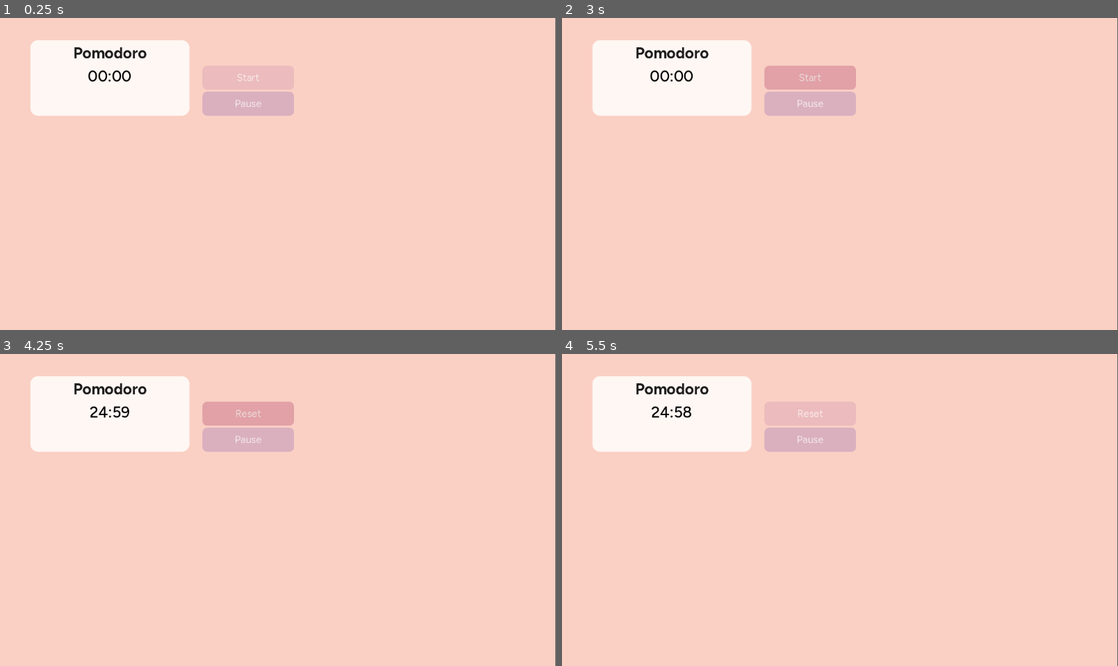
Above: before the commit, frames 1-4 (two rows, left to right).
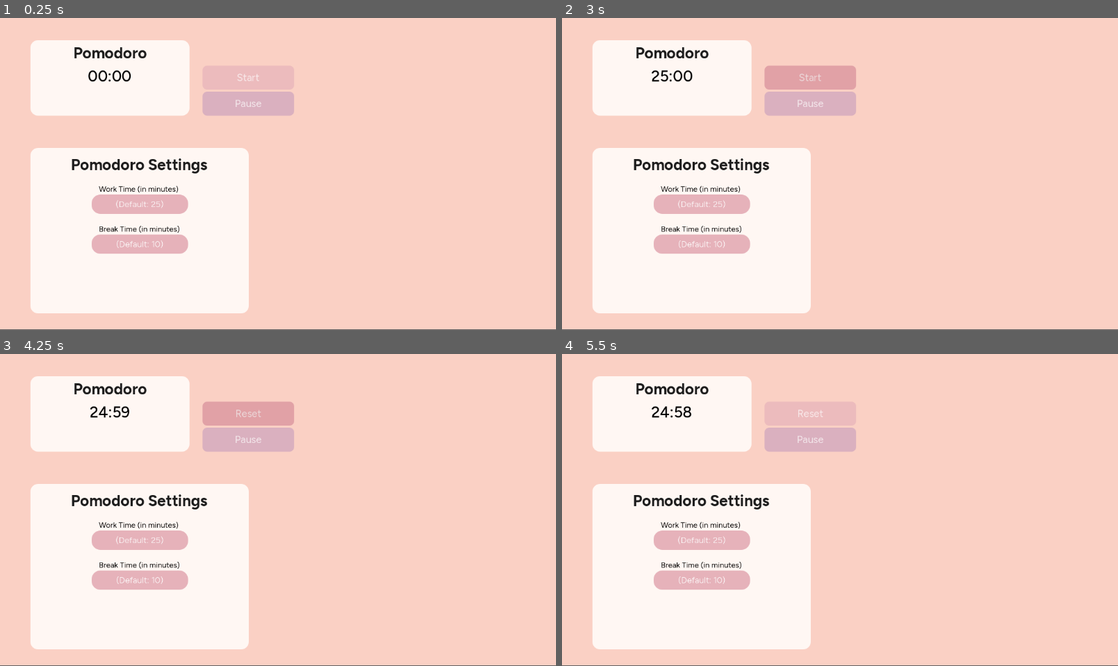
Above: after the commit, the same moments.

Repository: notbojo/Doro-Doro
Game: Godot game, scene res://Assets/Scenes/main.tscn
The game is run twice, just before and just after one commit, with the same random seed, the same clock (stepped at 60 frames per second) and the same inputs.
Inputs (mouse positions are in pixels of both pictures, inside the frame that each line leads up to):
- Up to frame 1 (0.25 s): no input
- Up to frame 2 (3 s): click "Pause" at 0.5 s; click "Resume" (after the commit: "Pause") at 1.25 s; click "Start" at 2 s; click "Reset" at 2.75 s
- Up to frame 3 (4.25 s): click "Start" at 3.5 s
- Up to frame 4 (5.5 s): move the mouse to (962, 494) at 4.27 s; move the mouse to (728, 525) at 5.02 s
In our replay, the window is 799x449 before the commit and 800x448 after it. These sizes can differ from the game's own. Grey fills any space a smaller window leaves; there, only what the larger window draws over its background counts as a difference.

The runs differ from the first frame. In frame 1, 21% of the frame differs, in the area x 5-45%, y 10-95%; in frame 2, 21%; in frame 3, 21%; in frame 4, 21%.

Commit message:
Added break time and time options

Diff:
--- a/Assets/Scenes/main.tscn
+++ b/Assets/Scenes/main.tscn
@@ -91,6 +91,45 @@
 corner_radius_bottom_right = 10
 corner_radius_bottom_left = 10
 
+[sub_resource type="FontVariation" id="FontVariation_qplxx"]
+base_font = ExtResource("2_elf4b")
+variation_opentype = {
+2003265652: 300
+}
+
+[sub_resource type="StyleBoxFlat" id="StyleBoxFlat_elf4b"]
+bg_color = Color(0.835294, 0.54902, 0.6, 1)
+corner_radius_top_left = 18
+corner_radius_top_right = 18
+corner_radius_bottom_right = 18
+corner_radius_bottom_left = 18
+
+[sub_resource type="StyleBoxFlat" id="StyleBoxFlat_guoxd"]
+bg_color = Color(0.835294, 0.54902, 0.6, 1)
+corner_radius_top_left = 18
+corner_radius_top_right = 18
+corner_radius_bottom_right = 18
+corner_radius_bottom_left = 18
+
+[sub_resource type="StyleBoxFlat" id="StyleBoxFlat_rvsrt"]
+bg_color = Color(0.901961, 0.698039, 0.729412, 1)
+corner_radius_top_left = 18
+corner_radius_top_right = 18
+corner_radius_bottom_right = 18
+corner_radius_bottom_left = 18
+
+[sub_resource type="FontVariation" id="FontVariation_elf4b"]
+base_font = ExtResource("2_elf4b")
+variation_opentype = {
+2003265652: 500
+}
+
+[sub_resource type="FontVariation" id="FontVariation_guoxd"]
+base_font = SubResource("FontVariation_elf4b")
+variation_opentype = {
+2003265652: 400
+}
+
 [node name="Main" type="CanvasLayer"]
 
 [node name="Control" type="Control" parent="."]
@@ -100,7 +139,9 @@
 offset_bottom = 647.0
 script = ExtResource("1_qplxx")
 
-[node name="Timer" type="Timer" parent="Control"]
+[node name="BreakTimer" type="Timer" parent="Control"]
+
+[node name="WorkTimer" type="Timer" parent="Control"]
 wait_time = 1501.0
 one_shot = true
 
@@ -157,6 +198,7 @@
 offset_bottom = 187.0
 theme_override_styles/background = SubResource("StyleBoxFlat_efxa6")
 theme_override_styles/fill = SubResource("StyleBoxFlat_dg77c")
+value = 100.0
 show_percentage = false
 
 [node name="TimerButtons" type="VBoxContainer" parent="Control"]
@@ -198,7 +240,109 @@
 text = "Pause"
 metadata/_edit_lock_ = true
 
-[connection signal="timeout" from="Control/Timer" to="Control" method="_on_timer_timeout"]
+[node name="Settings" type="Control" parent="Control"]
+anchors_preset = 0
+offset_left = 64.0
+offset_top = 285.0
+offset_right = 104.0
+offset_bottom = 325.0
+
+[node name="SettingsBG" type="Panel" parent="Control/Settings"]
+layout_mode = 0
+offset_left = -1.0
+offset_top = -15.0
+offset_right = 452.0
+offset_bottom = 329.0
+theme_override_styles/panel = SubResource("StyleBoxFlat_1bvp3")
+metadata/_edit_lock_ = true
+
+[node name="SettingsLabel" type="RichTextLabel" parent="Control/Settings"]
+layout_mode = 0
+offset_right = 450.0
+offset_bottom = 59.0
+theme_override_colors/default_color = Color(0.111197, 0.111197, 0.111197, 1)
+theme_override_fonts/normal_font = SubResource("FontVariation_lquwl")
+theme_override_font_sizes/normal_font_size = 32
+text = "Pomodoro Settings"
+horizontal_alignment = 1
+
+[node name="TimeEntry" type="CenterContainer" parent="Control/Settings"]
+layout_mode = 0
+offset_left = -2.0
+offset_top = 79.0
+offset_right = 454.0
+offset_bottom = 126.0
+
+[node name="LineEdit" type="LineEdit" parent="Control/Settings/TimeEntry"]
+custom_minimum_size = Vector2(200, 40)
+layout_mode = 2
+theme_override_colors/selection_color = Color(1, 1, 1, 1)
+theme_override_colors/font_placeholder_color = Color(1, 1, 1, 1)
+theme_override_colors/font_selected_color = Color(0.0475577, 0.0475576, 0.0475576, 1)
+theme_override_colors/font_color = Color(1, 1, 1, 1)
+theme_override_fonts/font = SubResource("FontVariation_qplxx")
+theme_override_font_sizes/font_size = 18
+theme_override_styles/focus = SubResource("StyleBoxFlat_elf4b")
+theme_override_styles/read_only = SubResource("StyleBoxFlat_guoxd")
+theme_override_styles/normal = SubResource("StyleBoxFlat_rvsrt")
+placeholder_text = "(Default: 25)"
+alignment = 1
+context_menu_enabled = false
+emoji_menu_enabled = false
+
+[node name="TimeLabel" type="CenterContainer" parent="Control/Settings"]
+layout_mode = 0
+offset_left = -1.0
+offset_top = 59.0
+offset_right = 454.0
+offset_bottom = 81.0
+
+[node name="RichTextLabel" type="RichTextLabel" parent="Control/Settings/TimeLabel"]
+custom_minimum_size = Vector2(170, 20)
+layout_mode = 2
+theme_override_colors/default_color = Color(0, 0, 0, 1)
+theme_override_fonts/normal_font = SubResource("FontVariation_guoxd")
+text = "Work Time (in minutes)"
+
+[node name="BreakEntry" type="CenterContainer" parent="Control/Settings"]
+layout_mode = 0
+offset_left = -2.0
+offset_top = 161.645
+offset_right = 454.0
+offset_bottom = 208.645
+
+[node name="LineEdit" type="LineEdit" parent="Control/Settings/BreakEntry"]
+custom_minimum_size = Vector2(200, 40)
+layout_mode = 2
+theme_override_colors/selection_color = Color(1, 1, 1, 1)
+theme_override_colors/font_placeholder_color = Color(1, 1, 1, 1)
+theme_override_colors/font_selected_color = Color(0.0475577, 0.0475576, 0.0475576, 1)
+theme_override_colors/font_color = Color(1, 1, 1, 1)
+theme_override_fonts/font = SubResource("FontVariation_qplxx")
+theme_override_font_sizes/font_size = 18
+theme_override_styles/focus = SubResource("StyleBoxFlat_elf4b")
+theme_override_styles/read_only = SubResource("StyleBoxFlat_guoxd")
+theme_override_styles/normal = SubResource("StyleBoxFlat_rvsrt")
+placeholder_text = "(Default: 10)"
+alignment = 1
+context_menu_enabled = false
+emoji_menu_enabled = false
+
+[node name="BreakLabel" type="CenterContainer" parent="Control/Settings"]
+layout_mode = 0
+offset_left = -1.0
+offset_top = 142.0
+offset_right = 454.0
+offset_bottom = 164.0
+
+[node name="RichTextLabel" type="RichTextLabel" parent="Control/Settings/BreakLabel"]
+custom_minimum_size = Vector2(170, 20)
+layout_mode = 2
+theme_override_colors/default_color = Color(0, 0, 0, 1)
+theme_override_fonts/normal_font = SubResource("FontVariation_guoxd")
+text = "Break Time (in minutes)"
+
+[connection signal="timeout" from="Control/WorkTimer" to="Control" method="_on_timer_timeout"]
 [connection signal="mouse_entered" from="Control/TimerButtons/StartButton" to="Control" method="_on_start_button_mouse_entered"]
 [connection signal="mouse_exited" from="Control/TimerButtons/StartButton" to="Control" method="_on_start_button_mouse_exited"]
 [connection signal="pressed" from="Control/TimerButtons/StartButton" to="Control" method="_on_start_button_pressed"]
--- /dev/null
+++ b/Assets/Scenes/work_timer.gd
@@ -0,0 +1 @@
+extends Timer
--- a/Assets/Scripts/main.gd
+++ b/Assets/Scripts/main.gd
@@ -1,58 +1,141 @@
 extends Control
 
-@onready var timer = $Timer
+@onready var worktimer = $WorkTimer
+@onready var breaktimer = $BreakTimer
 @onready var time = $PomodoroDisplay/Time
 @onready var pausebutton = $TimerButtons/PauseButton
 @onready var startbutton = $TimerButtons/StartButton
 @onready var progressbar = $PomodoroDisplay/ProgressBar
+@onready var timeentry = $Settings/TimeEntry/LineEdit
+@onready var breaktimeentry = $Settings/BreakEntry/LineEdit
+@onready var mainlabel = $PomodoroDisplay/Label
 
+var workstate = true
+var breakstate = false
 var timerstarted = false
-var default_time := 1500.0 # 25 minutes
+var breakstarted = false
+var default_time := 1500.0
+var default_break := 600.0
 
 func _ready() -> void:
-	timer.wait_time = default_time
-	timer.connect("timeout", Callable(self, "_on_timer_timeout"))
-	progressbar.max_value = default_time
+	workstate = true
+	worktimer.wait_time = default_time
+	worktimer.connect("timeout", Callable(self, "_on_work_timer_timeout"))
+	breaktimer.connect("timeout", Callable(self, "_on_break_timer_timeout"))
 	progressbar.hide()
 
 func _on_start_button_pressed() -> void:
-	if not timerstarted:
-		timer.start()
-		startbutton.text = "Reset"
-		timerstarted = true
-		progressbar.show()
-	else:
-		timer.stop()
-		timer.wait_time = 0
-		startbutton.text = "Start"
-		timerstarted = false
-		progressbar.hide()
+	if workstate == true:
+		if not timerstarted:
+			if timeentry.text == "":
+				progressbar.max_value = default_time
+				worktimer.wait_time = default_time
+			else:
+				progressbar.max_value = int(timeentry.text) * 60
+				worktimer.wait_time = int(timeentry.text) * 60
+			worktimer.start()
+			startbutton.text = "Reset"
+			timerstarted = true
+			progressbar.show()
+		else:
+			worktimer.stop()
+			if timeentry.text == "":
+				worktimer.wait_time = default_time
+			else:
+				worktimer.wait_time = int(timeentry.text) * 60
+			var total_seconds := int(worktimer.wait_time)
+			time.text = "%02d:%02d" % [total_seconds / 60, total_seconds % 60]
+			progressbar.value = 0
+			startbutton.text = "Start"
+			timerstarted = false
+			progressbar.hide()
+	elif breakstate == true:
+		if not breakstarted:
+			if breaktimeentry.text == "":
+				progressbar.max_value = default_break
+				breaktimer.wait_time = default_break
+			else:
+				progressbar.max_value = int(breaktimeentry.text) * 60
+				breaktimer.wait_time = int(breaktimeentry.text) * 60
+			breaktimer.start()
+			breakstarted = true
+			startbutton.text = "Reset"
+			progressbar.show()
+		else:
+			breaktimer.stop()
+			if breaktimeentry.text == "":
+				breaktimer.wait_time = default_break
+			else:
+				breaktimer.wait_time = int(breaktimeentry.text) * 60
+			var total_seconds := int(breaktimer.wait_time)
+			time.text = "%02d:%02d" % [total_seconds / 60, total_seconds % 60]
+			progressbar.value = 0
+			startbutton.text = "Start"
+			breakstarted = false
+			progressbar.hide()
 
 func _physics_process(delta: float) -> void:
-	var total_seconds := int(timer.time_left)
-	var minutes := total_seconds / 60
-	var seconds := total_seconds % 60
-	time.text = "%02d:%02d" % [minutes, seconds]
-	progressbar.value = timer.wait_time - timer.time_left
+	if workstate == true and timerstarted:
+		var total_seconds := int(worktimer.time_left)
+		var minutes := total_seconds / 60
+		var seconds := total_seconds % 60
+		time.text = "%02d:%02d" % [minutes, seconds]
+		progressbar.value = worktimer.wait_time - worktimer.time_left
+	elif breakstate == true and breakstarted:
+		var total_seconds := int(breaktimer.time_left)
+		var minutes := total_seconds / 60
+		var seconds := total_seconds % 60
+		time.text = "%02d:%02d" % [minutes, seconds]
+		progressbar.value = breaktimer.wait_time - breaktimer.time_left
 
 func _on_pause_button_pressed() -> void:
-	if not timer.paused:
-		timer.paused = true
-		pausebutton.text = "Resume"
-	else:
-		timer.paused = false
-		pausebutton.text = "Pause"
+	if workstate == true and timerstarted:
+		if not worktimer.paused:
+			worktimer.paused = true
+			pausebutton.text = "Resume"
+		else:
+			worktimer.paused = false
+			pausebutton.text = "Pause"
+	elif breakstate == true and breakstarted:
+		if not breaktimer.paused:
+			breaktimer.paused = true
+			pausebutton.text = "Resume"
+		else:
+			breaktimer.paused = false
+			pausebutton.text = "Pause"
 
 func _on_start_button_mouse_entered() -> void:
-	if timer.time_left == 0:
+	if (workstate and worktimer.time_left == 0):
 		startbutton.text = "Good luck!"
 
 func _on_start_button_mouse_exited() -> void:
-	if timerstarted:
+	if (workstate and timerstarted) or (breakstate and breakstarted):
 		startbutton.text = "Reset"
 	else:
 		startbutton.text = "Start"
 
-func _on_timer_timeout() -> void:
+func _on_work_timer_timeout() -> void:
 	startbutton.text = "Start"
 	timerstarted = false
+	workstate = false
+	breakstate = true
+	breaktime()
+
+func _on_break_timer_timeout() -> void:
+	startbutton.text = "Start"
+	breakstarted = false
+	breakstate = false
+	workstate = true
+	mainlabel.text = "Pomodoro"
+
+func breaktime():
+	mainlabel.text = "Break Time :D"
+	if breaktimeentry.text == "":
+		breaktimer.wait_time = default_break
+	else:
+		breaktimer.wait_time = int(breaktimeentry.text) * 60
+	progressbar.max_value = breaktimer.wait_time
+	progressbar.value = 0
+	var total_seconds := int(breaktimer.wait_time)
+	time.text = "%02d:%02d" % [total_seconds / 60, total_seconds % 60]
+	breakstarted = false
--- a/project.godot
+++ b/project.godot
@@ -14,3 +14,8 @@
 run/main_scene="res://Assets/Scenes/main.tscn"
 config/features=PackedStringArray("4.4", "Forward Plus")
 config/icon="res://icon.svg"
+
+[display]
+
+window/size/viewport_width=1153
+window/size/viewport_height=647
Not shown: 1 places in Assets/Scenes/main.tscn that only renumber resources
Not shown, added: Assets/Scenes/work_timer.gd.uid
